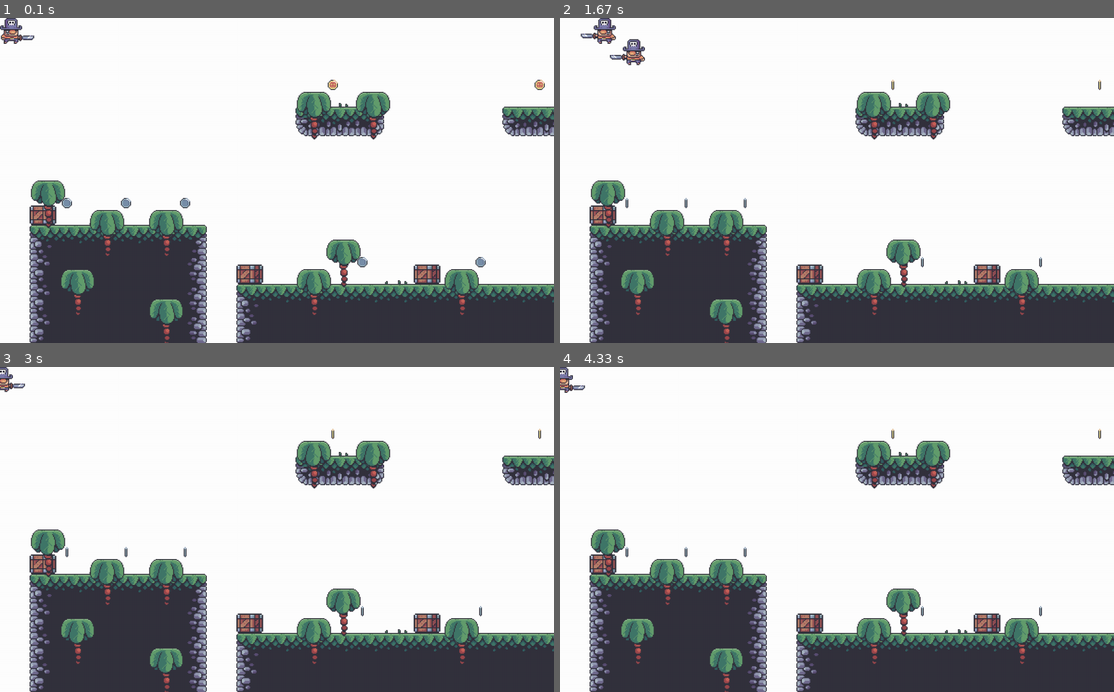
Above: before the commit, frames 1-4 (two rows, left to right).
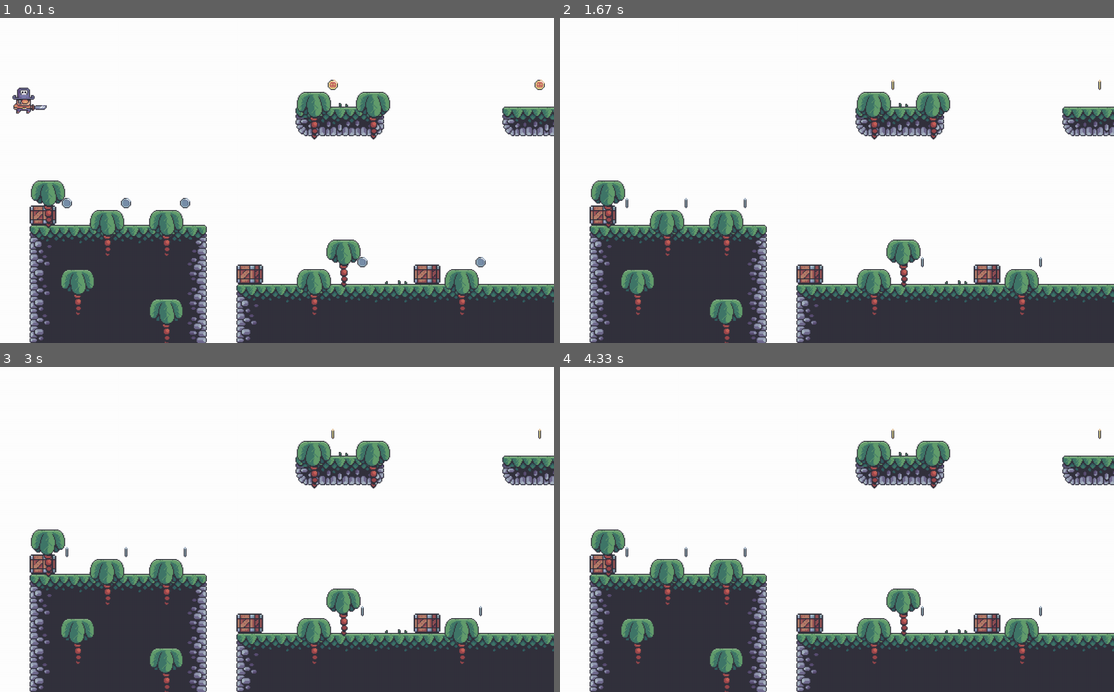
Above: after the commit, the same moments.

Repository: dheeraj1429/Learning-Python
Game: pygame game, started from gamemap/src/game.py
Same seed, same stepped clock (60 frames per second), same inputs: the game is played once before the commit and once after it.
Inputs:
- Up to frame 1 (0.1 s): no input
- Up to frame 2 (1.67 s): hold Right 0.33-0.8 s; hold Left from 1.33 s (still down)
- Up to frame 3 (3 s): release Left at 1.87 s
- Up to frame 4 (4.33 s): no input

The runs differ from the first frame. In frame 1, 0.5% of the frame differs, in the area x 0-9%, y 0-30%; in frame 2, 0.5%, in the area x 3-16%, y 0-15%; in frame 3, 0.2%; in frame 4, 0.2%.

Commit message:
learning

Diff:
--- a/gamemap/src/level.py
+++ b/gamemap/src/level.py
@@ -84,6 +84,10 @@
                     sprite = Player(x, y, self.display_surface)
                     self.player.add(sprite)
 
+    def vertical_movement_collision(self):
+        player = self.player.sprite
+        player.apply_gravity()
+
 
     def run(self):
 
@@ -109,4 +113,5 @@
 
         # player
         self.player.draw(self.display_surface)
+        self.vertical_movement_collision()
         self.player.update()
--- a/gamemap/src/player.py
+++ b/gamemap/src/player.py
@@ -6,12 +6,13 @@
 class Player(pygame.sprite.Sprite):
     def __init__(self, x, y, surface):
         super().__init__()
-        self.move_speed = 4
+        self.move_speed = 5
         self.direction_x = 0
         self.facing_right = True
         self.gravity = 0
         self.animation_frame_speed = 0.10
         self.display_surface = surface
+        self.direction = pygame.math.Vector2(0, 0)
 
         self.run_frames = import_folder('../public/graphics/character/run')
         self.run_frame_index = 0
@@ -19,22 +20,12 @@
         self.rest_animation_index = 0
 
         self.image = pygame.image.load(self.rest_frames[int(self.rest_animation_index)]).convert_alpha()
-        self.rect = self.image.get_rect()
+        self.rect = self.image.get_rect(midbottom=(x, y))
 
     def rest_animation(self):
         self.rest_animation_index += self.animation_frame_speed
         if self.rest_animation_index >= len(self.rest_frames): self.rest_animation_index = 0
         self.image = pygame.image.load(self.rest_frames[int(self.rest_animation_index)]).convert_alpha()
-
-    def flip_animation(self):
-        if self.facing_right:
-            pos = self.rect.bottomleft - pygame.math.Vector2(6, 10)
-            self.image = pygame.transform.flip(self.image, False, False)
-            self.display_surface.blit(self.image, pos)
-        else:
-            pos = self.rect.bottomright - pygame.math.Vector2(6, 10)
-            self.image = pygame.transform.flip(self.image, True, False)
-            self.display_surface.blit(self.image, pos)
 
     def move_animation(self):
         self.run_frame_index += self.animation_frame_speed
@@ -50,20 +41,19 @@
         keys = pygame.key.get_pressed()
 
         if keys[pygame.K_RIGHT]:
-            self.direction_x = 5
+            self.direction_x = self.move_speed
             self.rect.x += self.direction_x
             self.facing_right = True
             self.move_animation()
-            self.flip_animation()
+            # self.flip_animation()
         elif keys[pygame.K_LEFT]:
-            self.direction_x = -5
+            self.direction_x = -self.move_speed
             self.rect.x += self.direction_x
             self.facing_right = False
             self.move_animation()
-            self.flip_animation()
+            # self.flip_animation()
         else:
             self.rest_animation()
 
     def update(self):
-        # self.apply_gravity()
         self.input()
